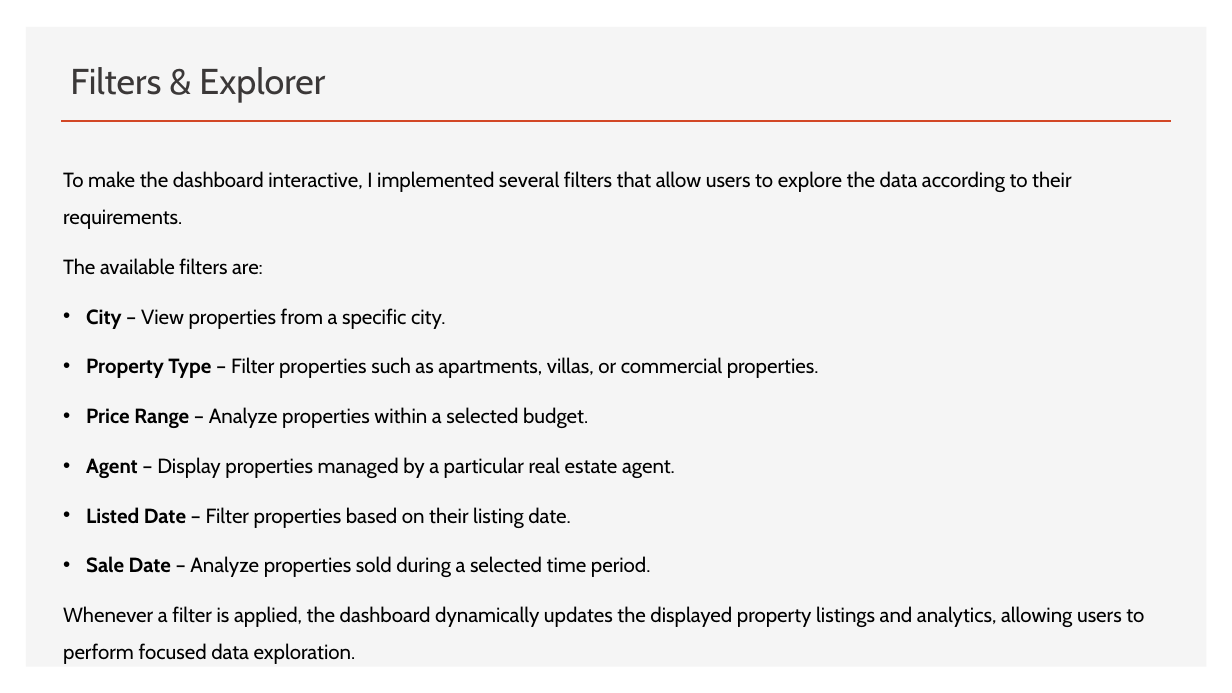
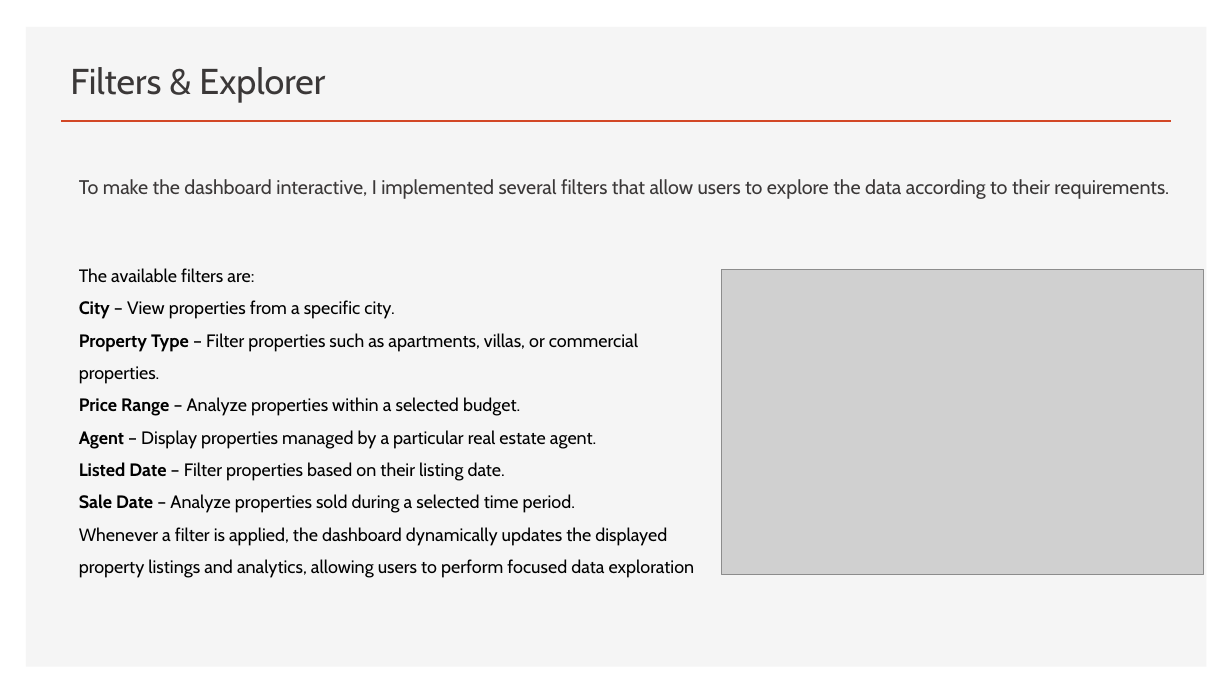
Before and after one commit to rabbanishaik1421/brickview-realestate-analytics-platform, a slide deck: slide 9 of presentation/Presentation.pptx. Drawn at 1232x693 pixels with LibreOffice and Linux fonts; fonts in the diff are those of the drawing; grey boxes stand for pictures; background and template pictures are left out. Boxes give left, top, right and bottom in pixels: in the first picture for what was removed or moved away, otherwise in the second. Text is boxed around its words. In the diff, an @@ line names an element or a change of style, - is before the commit and + after.

```diff
--- a/presentation/Presentation.pptx
+++ b/presentation/Presentation.pptx
@@ text added at [79,179,1169,199], 15.4 pt, text #3B3838 @@
+To make the dashboard interactive, I implemented several filters that allow users to explore the data according to their requirements.
@@ text "The available filters are: City ..." at [79,268,695,578]: vertical alignment top to middle @@
@@ text at [79,268,695,578]: text changed; size 16 to 14 pt @@
-To make the dashboard interactive, I implemented several filters that allow users to explore the data according to their requirements.
-The available filters are:
-• City – View properties from a specific city.
-• Property Type – Filter properties such as apartments, villas, or commercial properties.
-• Price Range – Analyze properties within a selected budget.
-• Agent – Display properties managed by a particular real estate agent.
-• Listed Date – Filter properties based on their listing date.
-• Sale Date – Analyze properties sold during a selected time period.
-Whenever a filter is applied, the dashboard dynamically updates the displayed property listings and analytics, allowing users to perform focused data exploration.
+The available filters are:
+City – View properties from a specific city.
+Property Type – Filter properties such as apartments, villas, or commercial properties.
+Price Range – Analyze properties within a selected budget.
+Agent – Display properties managed by a particular real estate agent.
+Listed Date – Filter properties based on their listing date.
+Sale Date – Analyze properties sold during a selected time period.
+Whenever a filter is applied, the dashboard dynamically updates the displayed property listings and analytics, allowing users to perform focused data exploration
@@ picture added at [722,270,1204,574] @@
```
Also in this commit, not shown: 5 other slides changed, 2 other files.
